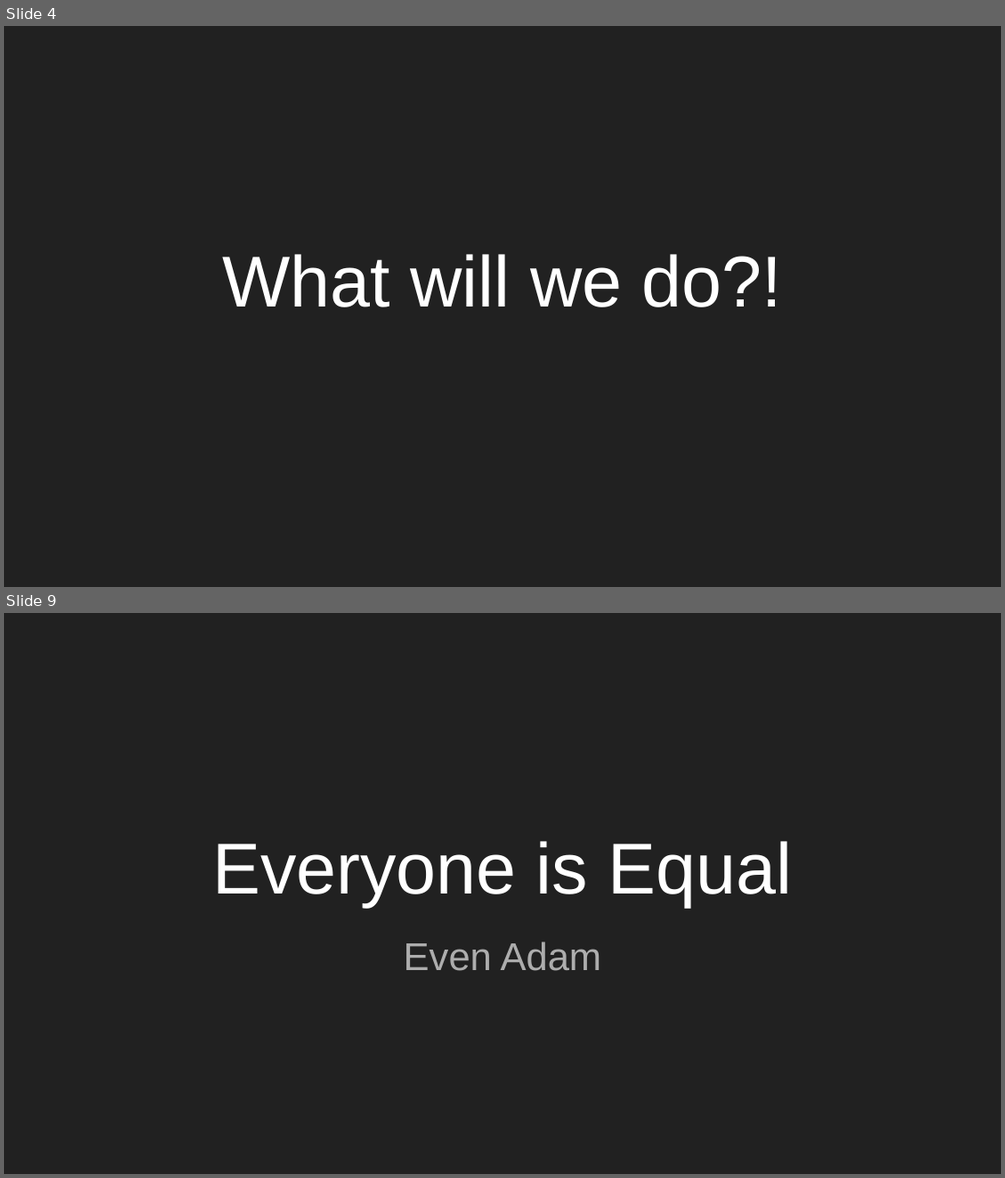
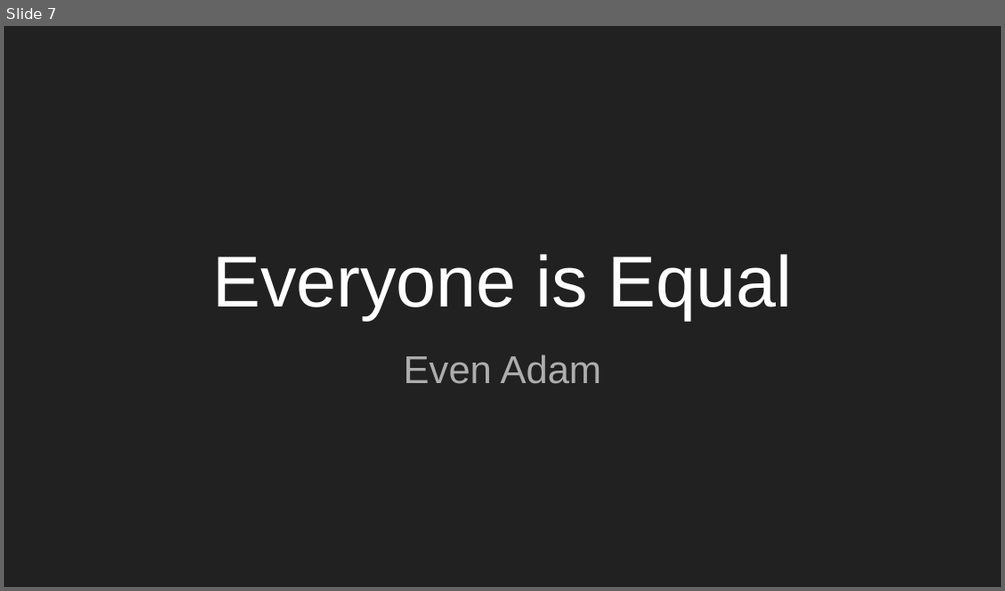
Before and after one commit to shokunin-community/refactoring-legacy-code-1, a slide deck: session-materials/Refactoring Legacy Code Part 1.pptx. Shown one above the other, each under a label of ours: slides 4 and 9 before the commit, slide 7 after it; the slides between them are not shown. The pictures are 1005x1178 and 1005x591 pixels, drawn with LibreOffice and Linux fonts; fonts in the diff are those of the drawing. Boxes give left, top, right and bottom in pixels: in the first picture for what was removed or moved away, otherwise in the second. Text is boxed around its words. In the diff, an @@ line names an element or a change of style, - is before the commit and + after.

```diff
--- a/session-materials/Refactoring Legacy Code Part 1.pptx
+++ b/session-materials/Refactoring Legacy Code Part 1.pptx
@@ slide 4 removed at bbox=[4, 26, 1001, 587], background #212121 @@
@@ title removed at bbox=[223, 254, 782, 307] @@
-What will we do?!
@@ what was slide 9 is now slide 7 @@
```
Also in this commit, not shown: 3 slides changed, 3 slides added, 4 other slides removed, 10 other files.
